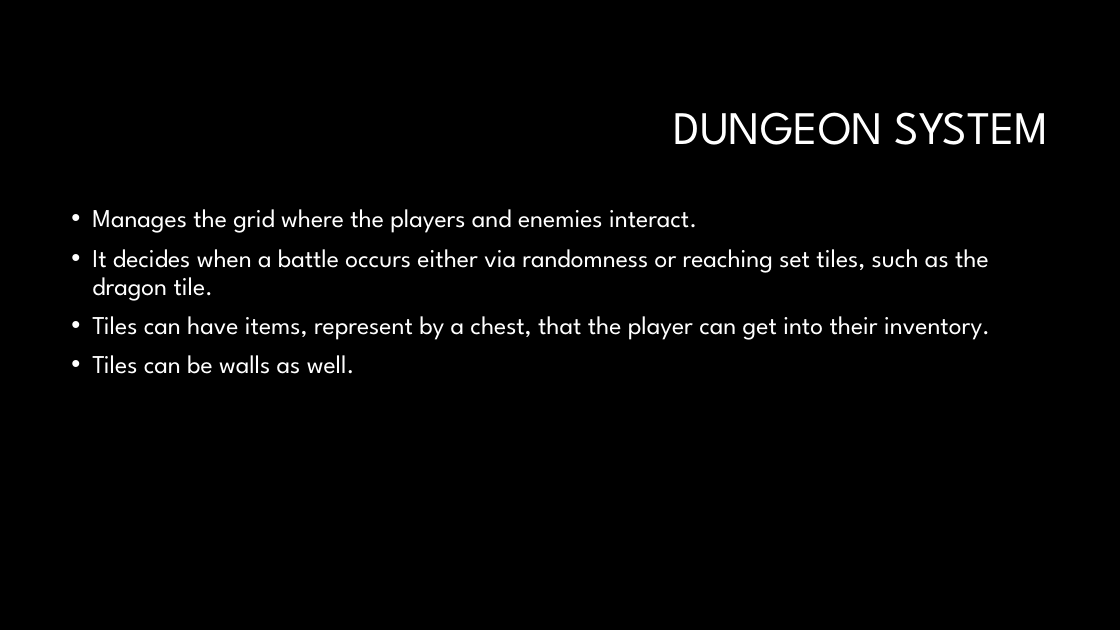
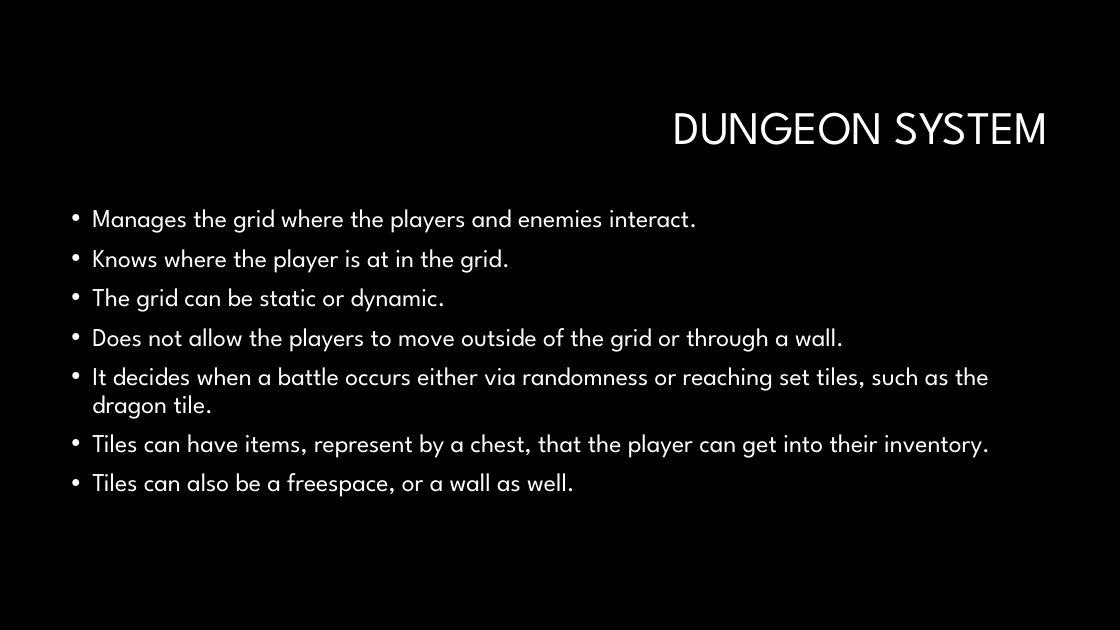
Before and after one commit to TeamVlissides/SourceRepo, a slide deck: slide 4 of Presentation/Final Team Report.pptx. Drawn at 1120x630 pixels with LibreOffice and Linux fonts; fonts in the diff are those of the drawing; background and template pictures are left out. Boxes give left, top, right and bottom in pixels: in the first picture for what was removed or moved away, otherwise in the second. Text is boxed around its words. In the diff, an @@ line names an element or a change of style, - is before the commit and + after.

Commit message:
Added additional documents for our final project.
Some of the documents were renamed, and added Pattern Description doc,
and Project Description doc, also updated DungeonSystemUML.

```diff
--- a/Presentation/Final Team Report.pptx
+++ b/Presentation/Final Team Report.pptx
@@ text at (92,249,844,352): paragraphs added @@
+• Knows where the player is at in the grid.
+• The grid can be static or dynamic.
+• Does not allow the players to move outside of the grid or through a wall.
@@ text at (92,473,575,497): text changed @@
-• Tiles can be walls as well.
+• Tiles can also be a freespace, or a wall as well.
```
Also in this commit, not shown: 1 other slide changed, 8 other files.
